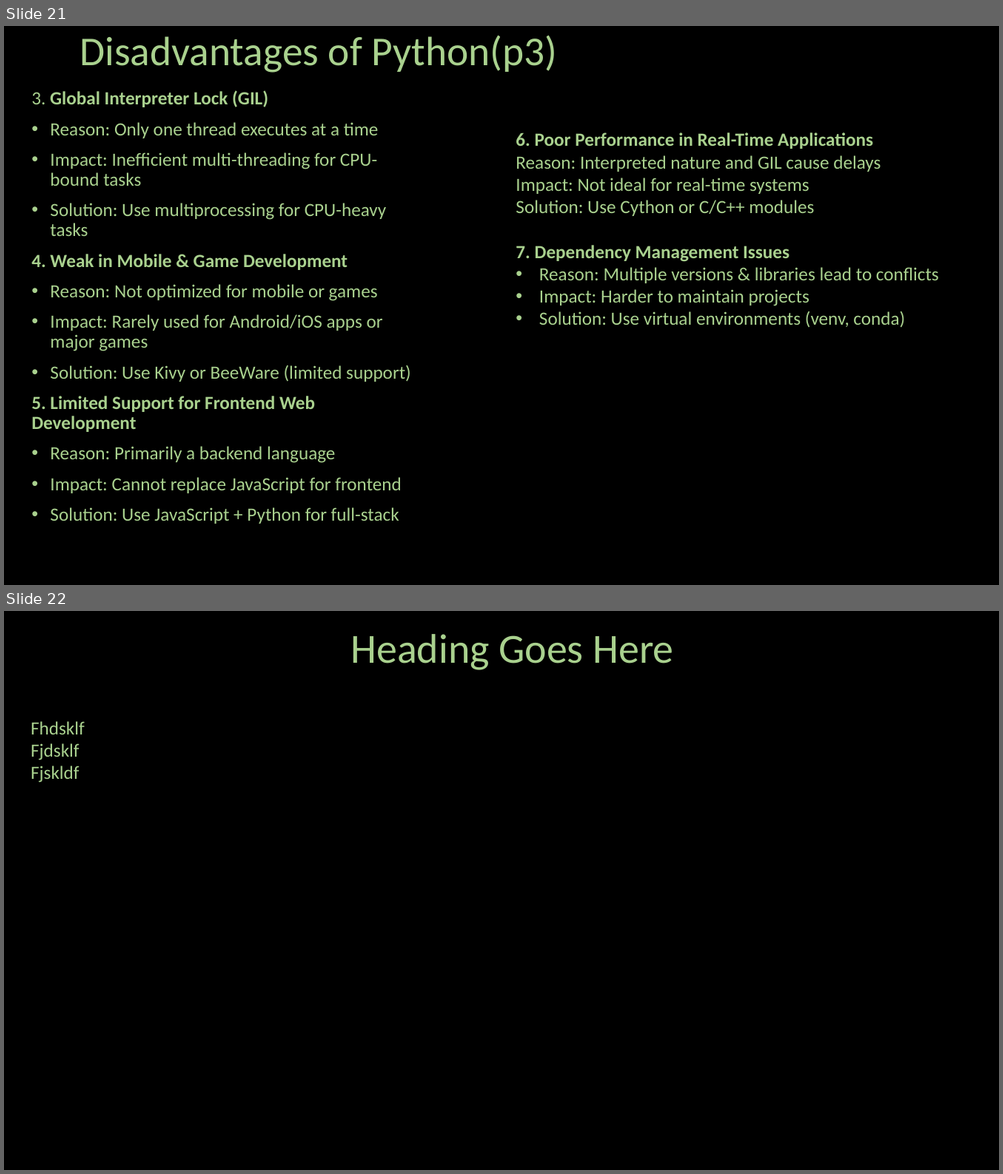
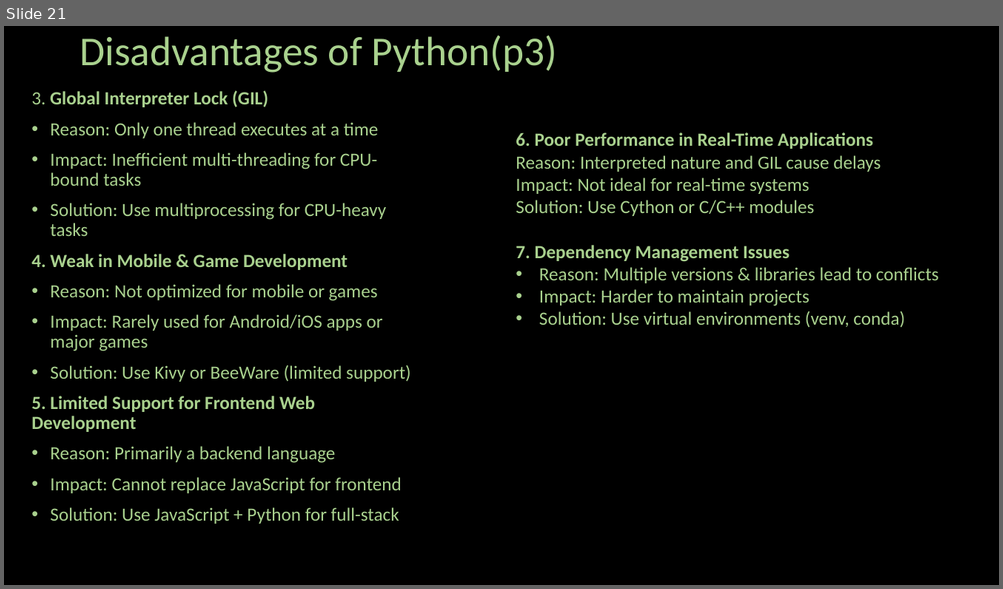
Before and after one commit to ash322ash422/tut_python, a slide deck: 01_Python_Essentials/L01-Intro-installation/01-1_what_is_programming_and_Why_Python.pptx. Shown one above the other, each under a label of ours: slides 21 and 22 before the commit, slide 21 after it. The pictures are 1003x1174 and 1003x589 pixels, drawn with LibreOffice and Linux fonts; fonts in the diff are those of the drawing; background and template pictures are left out. Boxes give left, top, right and bottom in pixels: in the first picture for what was removed or moved away, otherwise in the second. Text is boxed around its words. In the diff, an @@ line names an element or a change of style, - is before the commit and + after.

```diff
--- a/01_Python_Essentials/L01-Intro-installation/01-1_what_is_programming_and_Why_Python.pptx
+++ b/01_Python_Essentials/L01-Intro-installation/01-1_what_is_programming_and_Why_Python.pptx
@@ slide 22 removed at [4, 611, 999, 1170], background #000000 @@
@@ text removed at [350, 634, 673, 670] @@
-Heading Goes Here
@@ text removed at [31, 721, 85, 783] @@
-Fhdsklf
-Fjdsklf
-Fjskldf
```
Also in this commit, not shown: 3 slides changed, 2 slides added, 2 other slides removed, 26 other files.
